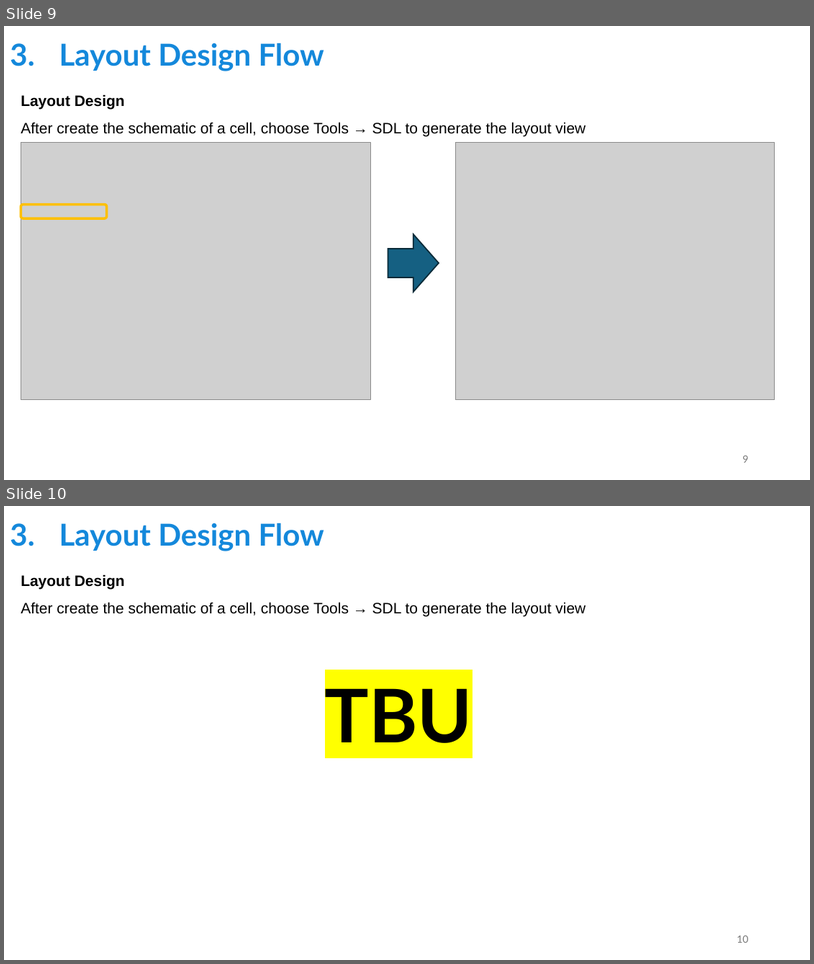
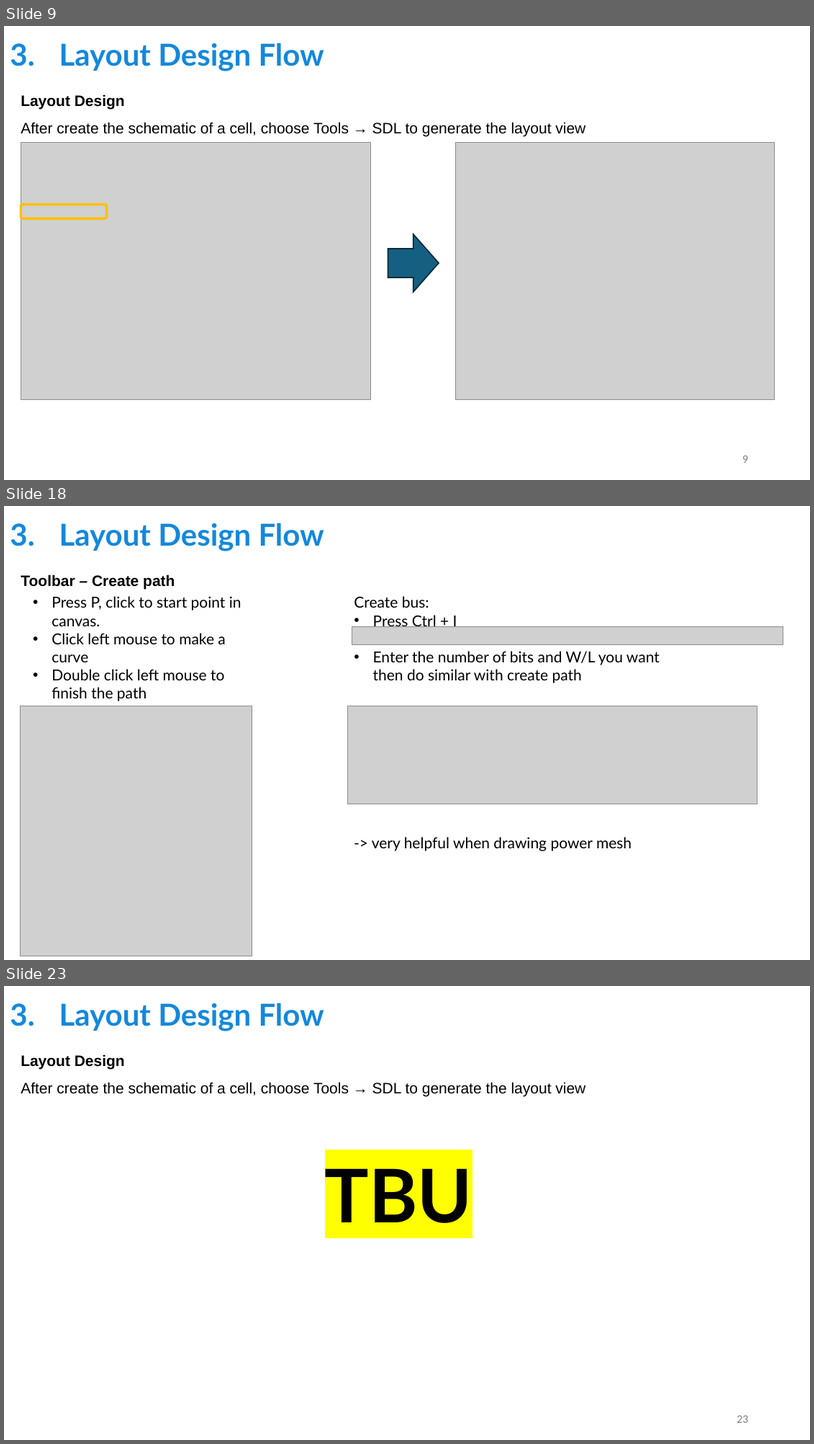
Before and after one commit to tien2032002/CC-Guideline, a slide deck: SYNOPSYS TOOLS GUIDELINES 1.pptx. Shown one above the other, each under a label of ours: slides 9 and 10 before the commit, slides 9, 18 and 23 after it; the slides between them are not shown. The pictures are 814x964 and 814x1444 pixels, drawn with LibreOffice and Linux fonts; fonts in the diff are those of the drawing; grey boxes stand for pictures. Boxes give left, top, right and bottom in pixels: in the first picture for what was removed or moved away, otherwise in the second. Text is boxed around its words. In the diff, an @@ line names an element or a change of style, - is before the commit and + after.

Commit message:
update layout guideline

```diff
--- a/SYNOPSYS TOOLS GUIDELINES 1.pptx
+++ b/SYNOPSYS TOOLS GUIDELINES 1.pptx
@@ slide 18 added at bbox=[4, 506, 810, 960], background #FFFFFF @@
@@ title added at bbox=[59, 523, 324, 551], 36 pt, text #1488DB, bold @@
+3. Layout Design Flow
@@ text added at bbox=[21, 574, 175, 590], 18 pt, text #000000, bold @@
+Toolbar – Create path
@@ text added at bbox=[52, 596, 242, 701], 18 pt, text #000000 @@
+• Press P, click to start point in canvas.
+• Click left mouse to make a curve
+• Double click left mouse to finish the path
@@ text added at bbox=[354, 596, 660, 683], 18 pt, text #000000 @@
+Create bus:
+• Press Ctrl + I
+• Enter the number of bits and W/L you want then do similar with create path
@@ picture added at bbox=[352, 626, 784, 644] @@
@@ picture added at bbox=[20, 706, 252, 955] @@
@@ picture added at bbox=[348, 705, 758, 803] @@
@@ text added at bbox=[372, 836, 632, 851], 18 pt, text #000000 @@
+-> very helpful when drawing power mesh
@@ what was slide 10 is now slide 23 @@
@@ page number at bbox=[737, 1415, 748, 1422]: text changed @@
-10
+23
```
Also in this commit, not shown: 12 other slides added.
